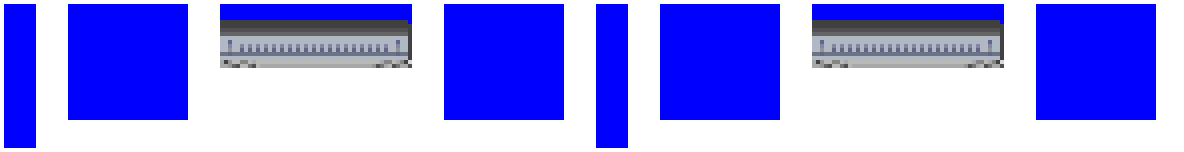
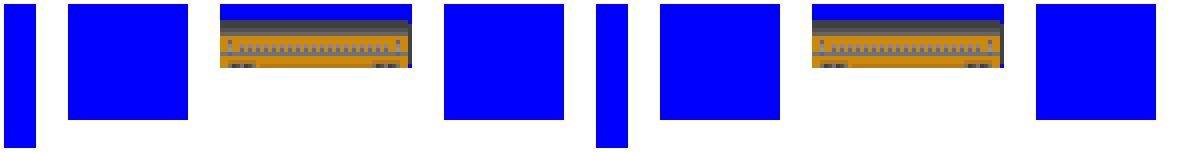
Revision of a layered 1184x152 image; what changed, layer by layer:
renamed "Pasted Layer copy" to "Mucar Mail", painted on it over [left=220, top=36, right=1004, bottom=68]
renamed "Pasted Layer" to "Mucar", hid it, painted on it over [left=220, top=36, right=1004, bottom=68]
